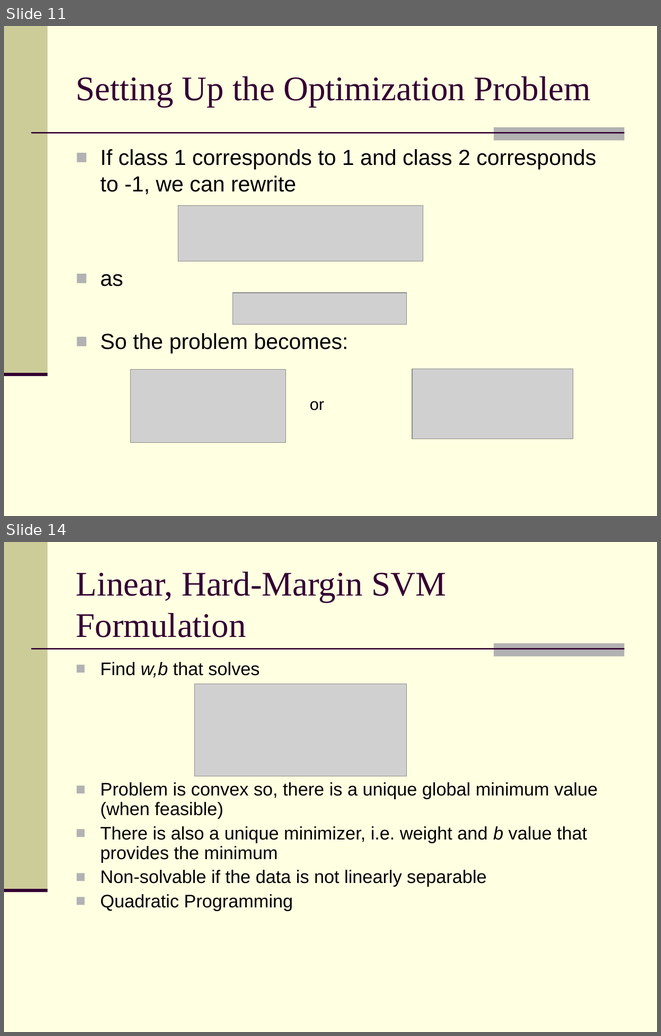
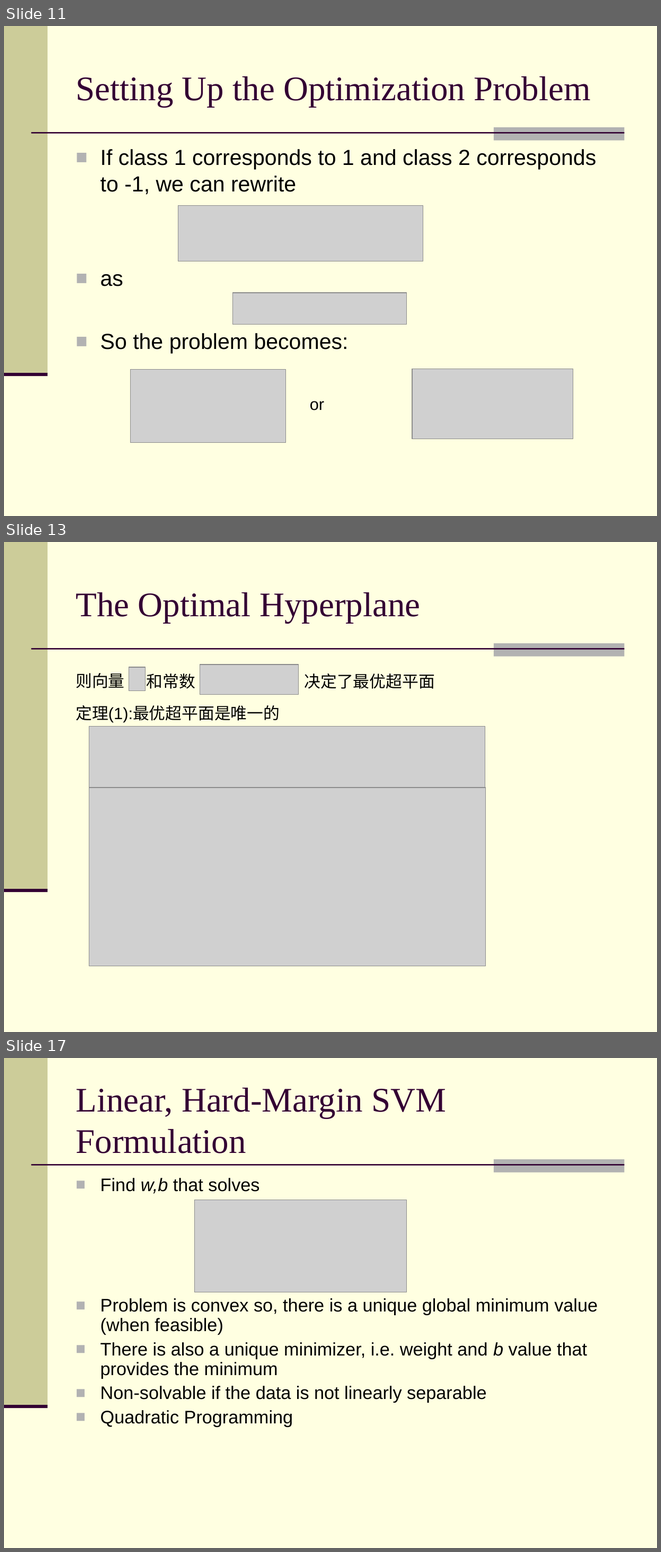
Before and after one commit to clickwise/user_click, a slide deck: docs/Introduction to Machine Learning.ppt. Shown one above the other, each under a label of ours: slides 11 and 14 before the commit, slides 11, 13 and 17 after it; the slides between them are not shown. The pictures are 661x1036 and 661x1552 pixels, drawn with LibreOffice and Linux fonts; fonts in the diff are those of the drawing; grey boxes stand for pictures. Boxes give left, top, right and bottom in pixels: in the first picture for what was removed or moved away, otherwise in the second. Text is boxed around its words. In the diff, an @@ line names an element or a change of style, - is before the commit and + after.

```diff
--- a/docs/Introduction to Machine Learning.ppt
+++ b/docs/Introduction to Machine Learning.ppt
@@ slide 13 added at (4,542,657,1032), background #FFFFE1; not listed: 4 template elements that a slide beside it also shows @@
@@ title added at (76,592,420,623), 38 pt, text #330033 @@
+The Optimal Hyperplane
@@ picture added at (129,668,146,691) @@
@@ picture added at (200,665,299,695) @@
@@ text added at (76,673,124,688), 18 pt, text #000000 @@
+则向量
@@ text added at (147,673,195,689), 18 pt, text #000000 @@
+和常数
@@ text added at (305,673,435,689), 18 pt, text #000000 @@
+决定了最优超平面
@@ text added at (76,705,280,723), 18 pt, text #000000 @@
+定理(1):最优超平面是唯一的
@@ picture added at (89,726,485,787) @@
@@ picture added at (89,787,485,966) @@
@@ what was slide 14 is now slide 17 @@
```
Also in this commit, not shown: 4 slides changed, 4 other slides added, 3 slides removed, 3 other files.
